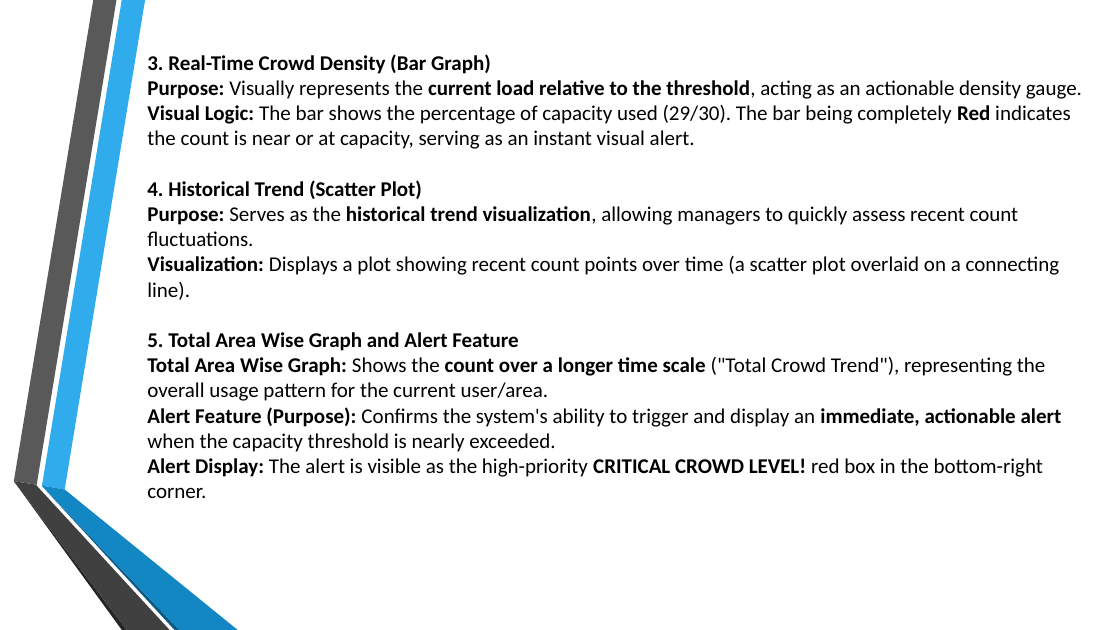
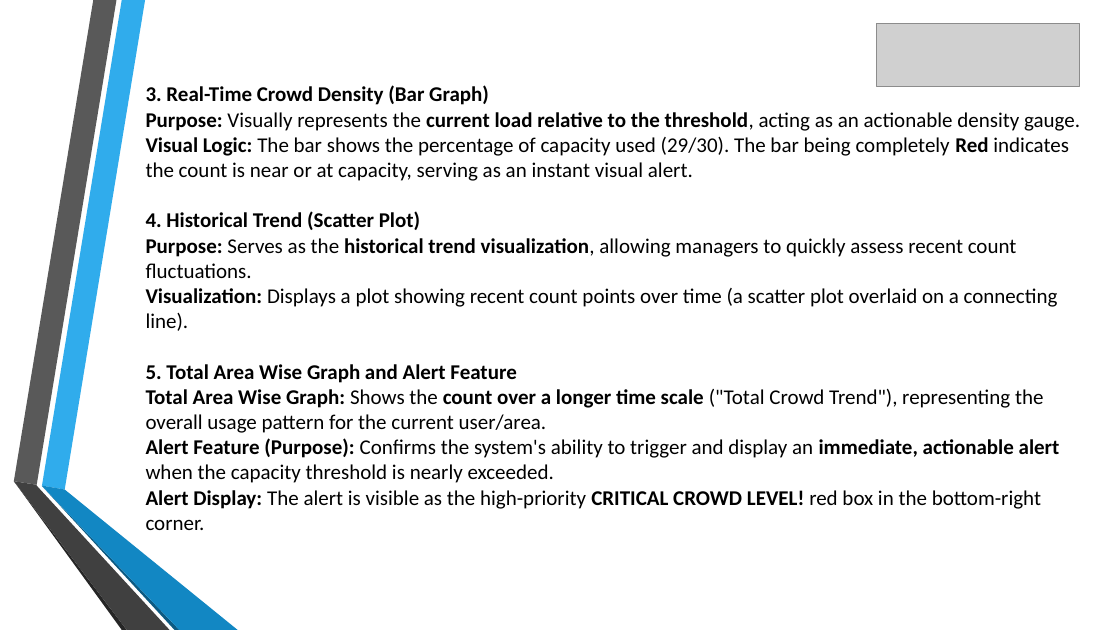
Before and after one commit to shanmuk27/infosys_crowdcount_october2025_Shanmuk, a slide deck: slide 25 of Crowd Count.pptx. Drawn at 1120x630 pixels with LibreOffice and Linux fonts; fonts in the diff are those of the drawing; grey boxes stand for pictures; background and template pictures are left out. Boxes give left, top, right and bottom in pixels: in the first picture for what was removed or moved away, otherwise in the second. Text is boxed around its words. In the diff, an @@ line names an element or a change of style, - is before the commit and + after.

```diff
--- a/Crowd Count.pptx
+++ b/Crowd Count.pptx
@@ picture added at (876, 23, 1081, 86) @@
@@ text "3. Real-Time Crowd Density (Bar ...": place and size @@
-text "3. Real-Time Crowd Density (Bar ..." at (147, 54, 1082, 498)
+text "3. Real-Time Crowd Density (Bar ..." at (146, 85, 1080, 530)
```
Also in this commit, not shown: 25 other slides changed.
